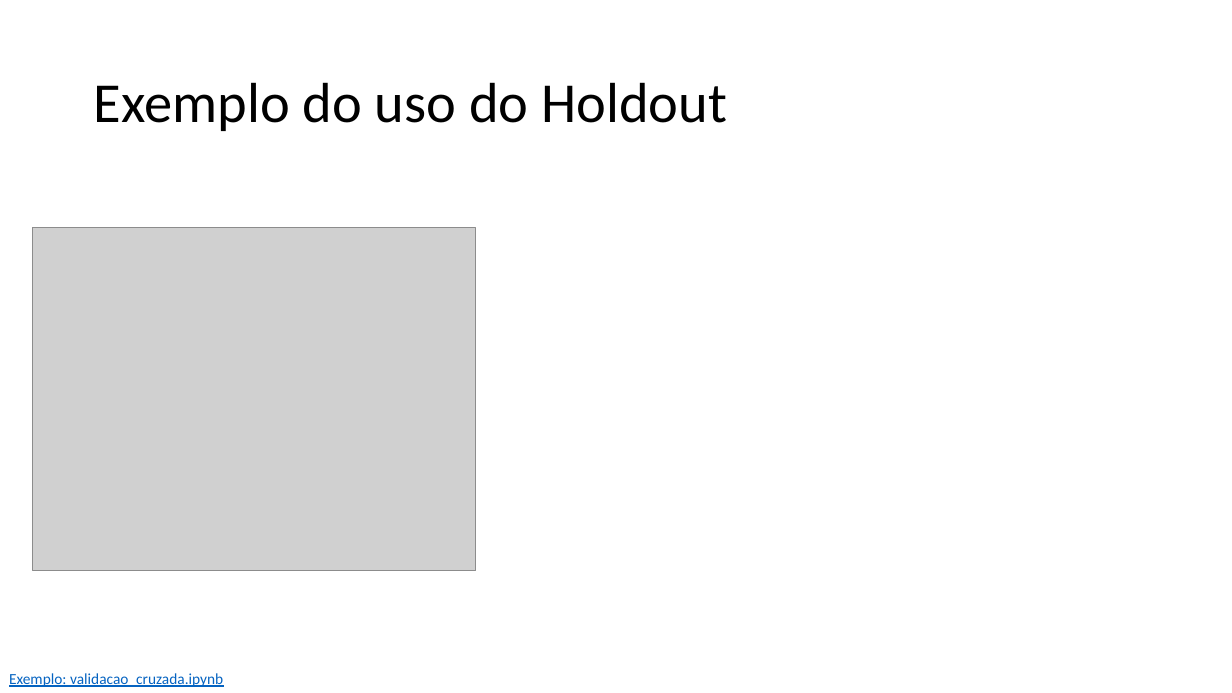
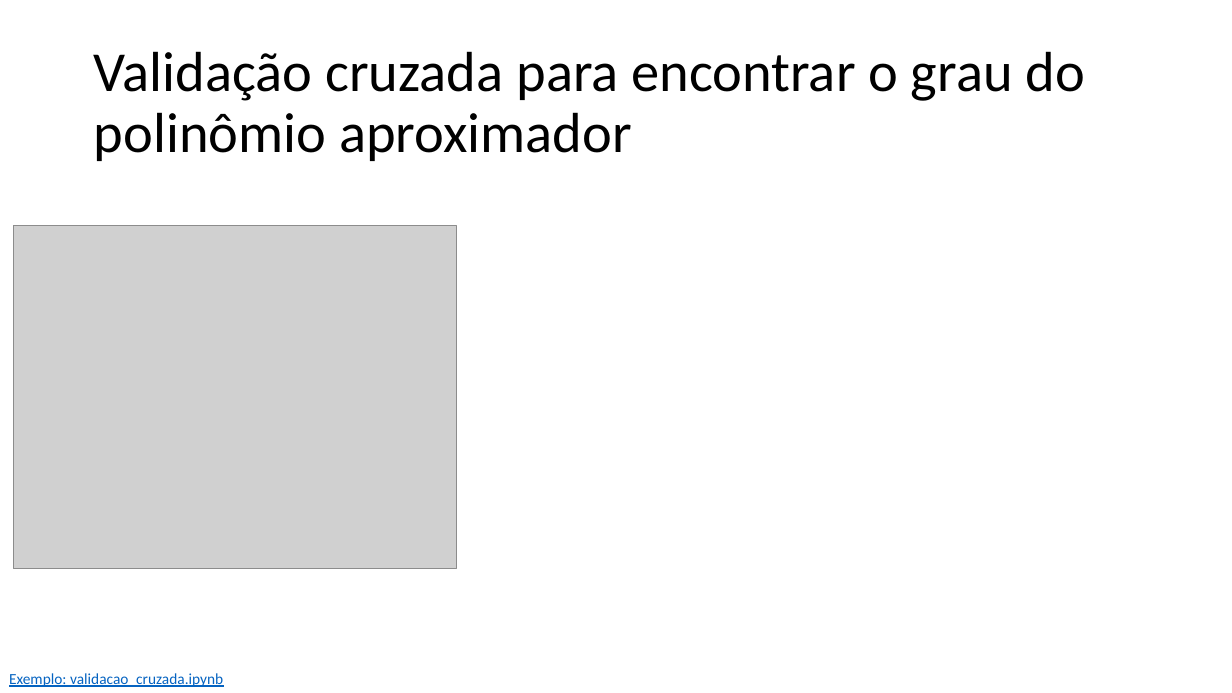
Before and after one commit to zz4fap/t319_aprendizado_de_maquina, a slide deck: slide 12 of slides/T319_Regressão_Linear (Parte V).pptx (slide 8 before the commit). Drawn at 1232x693 pixels with LibreOffice and Linux fonts; fonts in the diff are those of the drawing; grey boxes stand for pictures. Boxes give left, top, right and bottom in pixels: in the first picture for what was removed or moved away, otherwise in the second. Text is boxed around its words. In the diff, an @@ line names an element or a change of style, - is before the commit and + after.

Commit message:
update of slides

```diff
--- a/slides/T319_Regressão_Linear (Parte V).pptx
+++ b/slides/T319_Regressão_Linear (Parte V).pptx
@@ title at (x1=94, y1=51, x2=1084, y2=161): text changed @@
-Exemplo do uso do Holdout
+Validação cruzada para encontrar o grau do polinômio aproximador
@@ picture moved from (x1=32, y1=228, x2=476, y2=571) to (x1=13, y1=226, x2=457, y2=568) @@
```
Also in this commit, not shown: 9 slides added, 1 slide removed, 1 other file.
